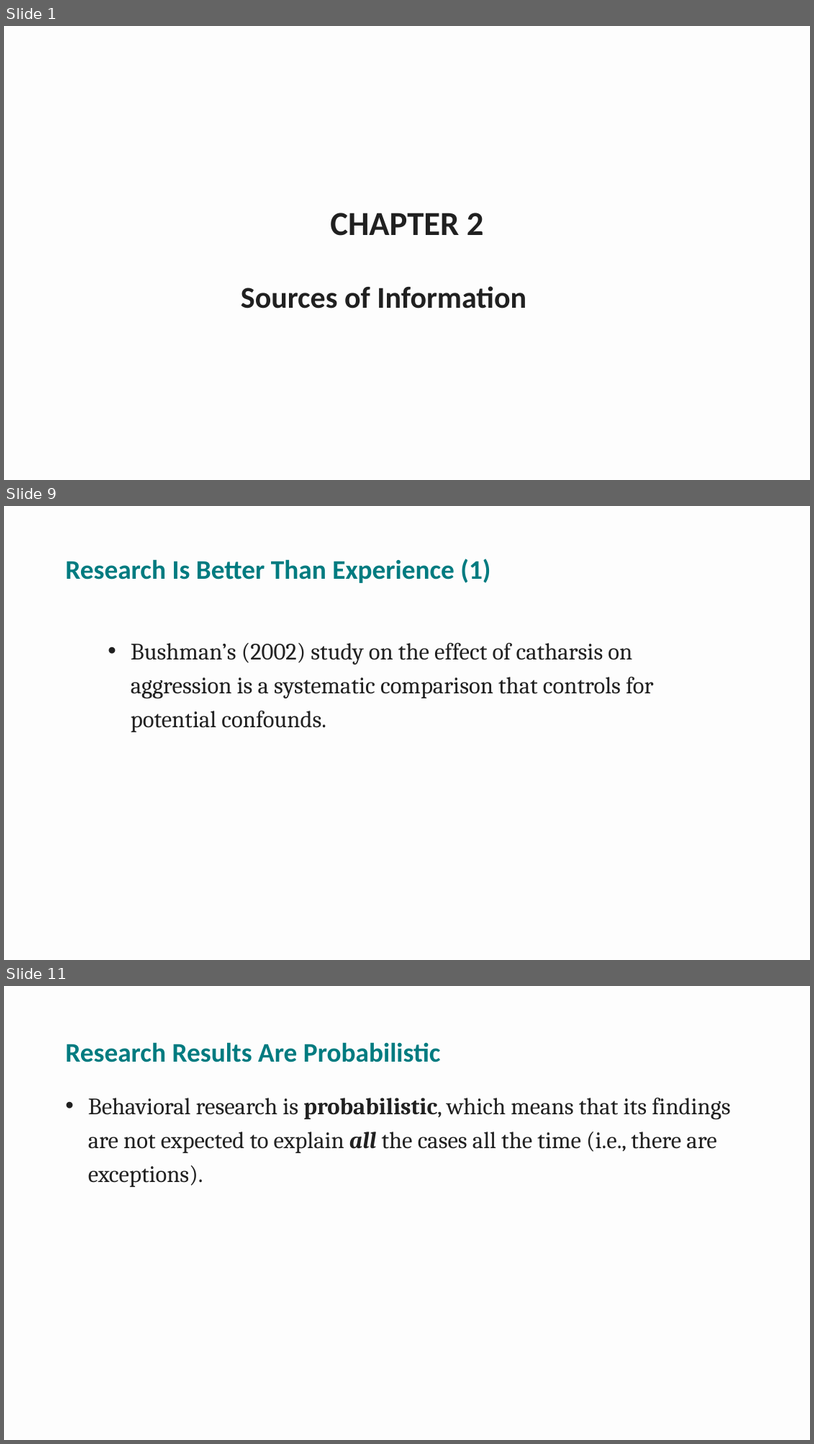
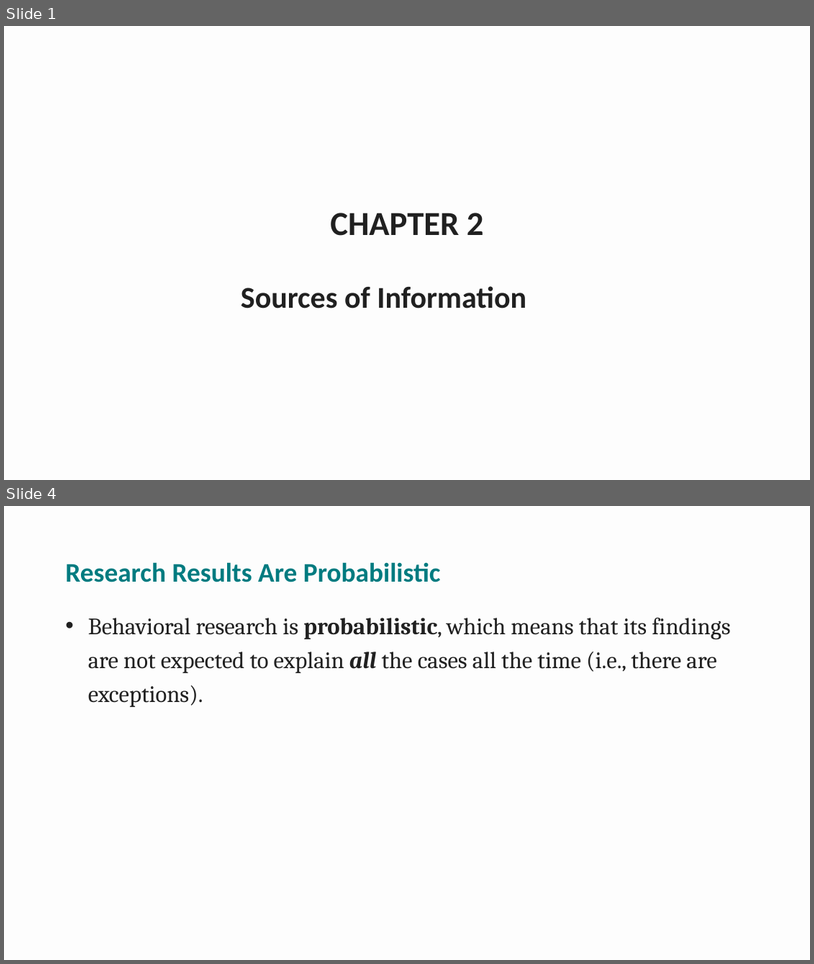
Before and after one commit to npm27/Teaching-Materials, a slide deck: Research Methods/Spring 26/Slides/2 Chapter 2.pptx. Shown one above the other, each under a label of ours: slides 1, 9 and 11 before the commit, slides 1 and 4 after it; the slides between them are not shown. The pictures are 814x1444 and 814x964 pixels, drawn with LibreOffice and Linux fonts; fonts in the diff are those of the drawing. Boxes give left, top, right and bottom in pixels: in the first picture for what was removed or moved away, otherwise in the second. Text is boxed around its words. In the diff, an @@ line names an element or a change of style, - is before the commit and + after.

```diff
--- a/Research Methods/Spring 26/Slides/2 Chapter 2.pptx
+++ b/Research Methods/Spring 26/Slides/2 Chapter 2.pptx
@@ slide 9 removed at (4, 506, 810, 960), background #FDFDFD @@
@@ title removed at (65, 559, 491, 583) @@
-Research Is Better Than Experience (1)
@@ text removed at (131, 643, 653, 732) @@
-• Bushman’s (2002) study on the effect of catharsis on aggression is a systematic comparison that controls for potential confounds.
@@ what was slide 11 is now slide 4 @@
```
Also in this commit, not shown: 5 slides changed, 1 slide added, 5 other slides removed, 40 other files.
